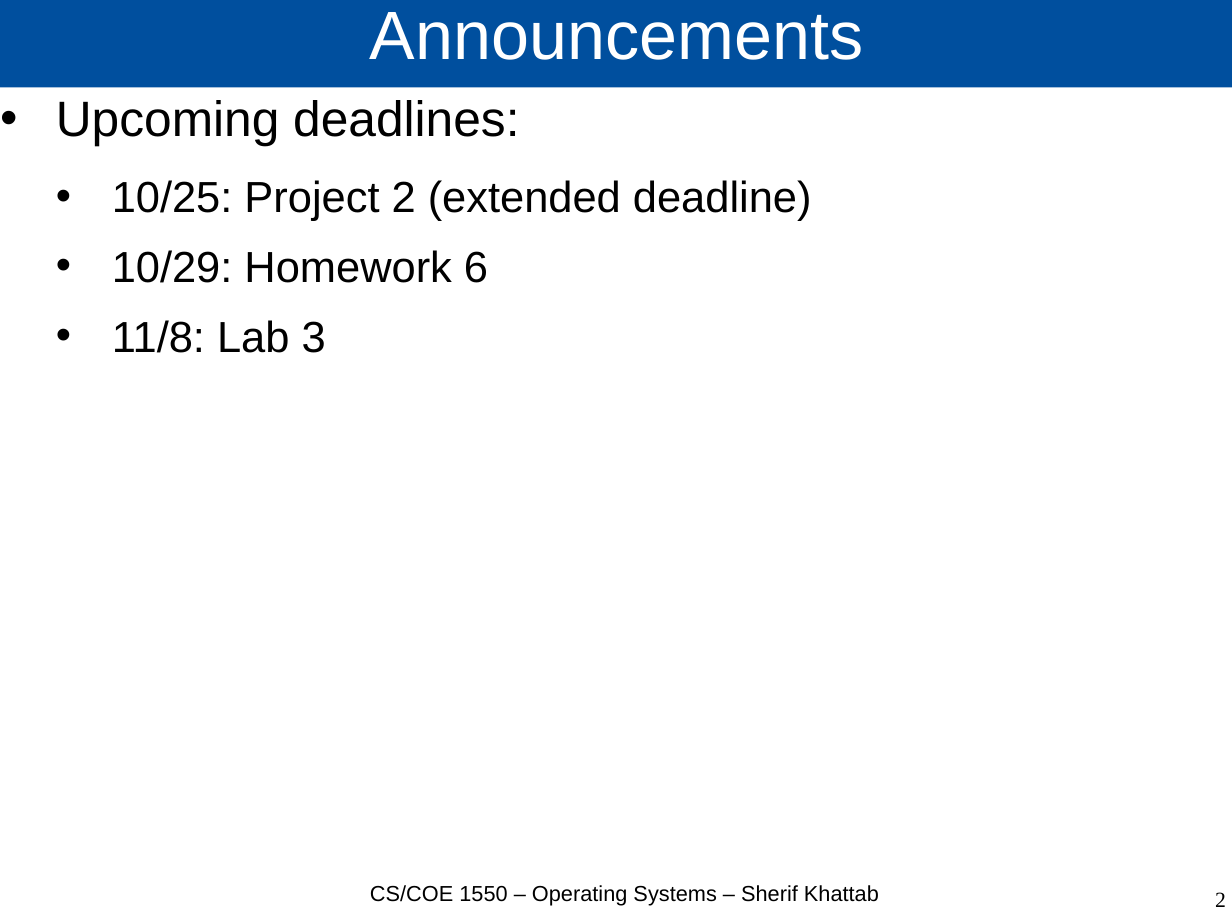
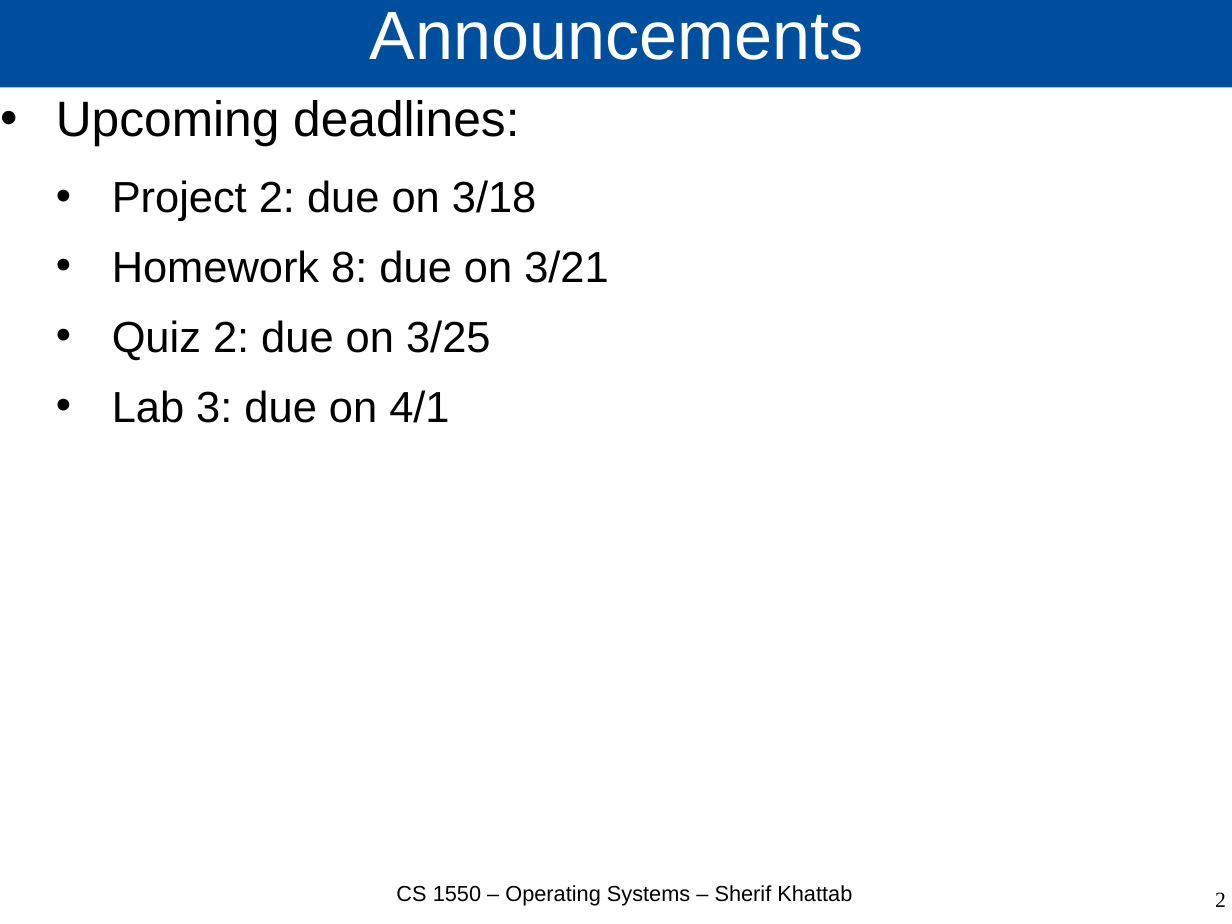
Before and after one commit to cs1550-2224/cs1550-code-handouts, a slide deck: slide 2 of DraftSlides/Lecture16.pptx. Drawn at 1232x924 pixels with LibreOffice and Linux fonts; fonts in the diff are those of the drawing. Boxes give left, top, right and bottom in pixels: in the first picture for what was removed or moved away, otherwise in the second. Text is boxed around its words. In the diff, an @@ line names an element or a change of style, - is before the commit and + after.

```diff
--- a/DraftSlides/Lecture16.pptx
+++ b/DraftSlides/Lecture16.pptx
@@ text at (x1=112, y1=180, x2=609, y2=423): text changed @@
-  • 10/25: Project 2 (extended deadline)
-  • 10/29: Homework 6
-  • 11/8: Lab 3
+  • Project 2: due on 3/18
+  • Homework 8: due on 3/21
+  • Quiz 2: due on 3/25
+  • Lab 3: due on 4/1
@@ text at (x1=396, y1=885, x2=852, y2=906): text changed @@
-CS/COE 1550 – Operating Systems – Sherif Khattab
+CS 1550 – Operating Systems – Sherif Khattab
```
Also in this commit, not shown: 2 other slides changed, 16 slides added, 4 other files.
